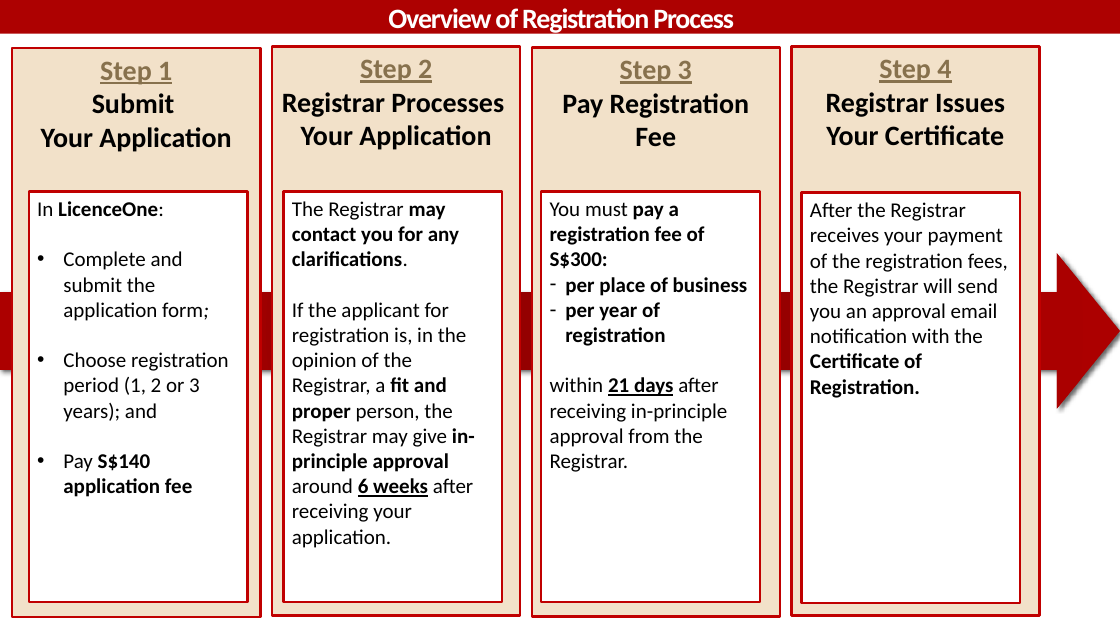
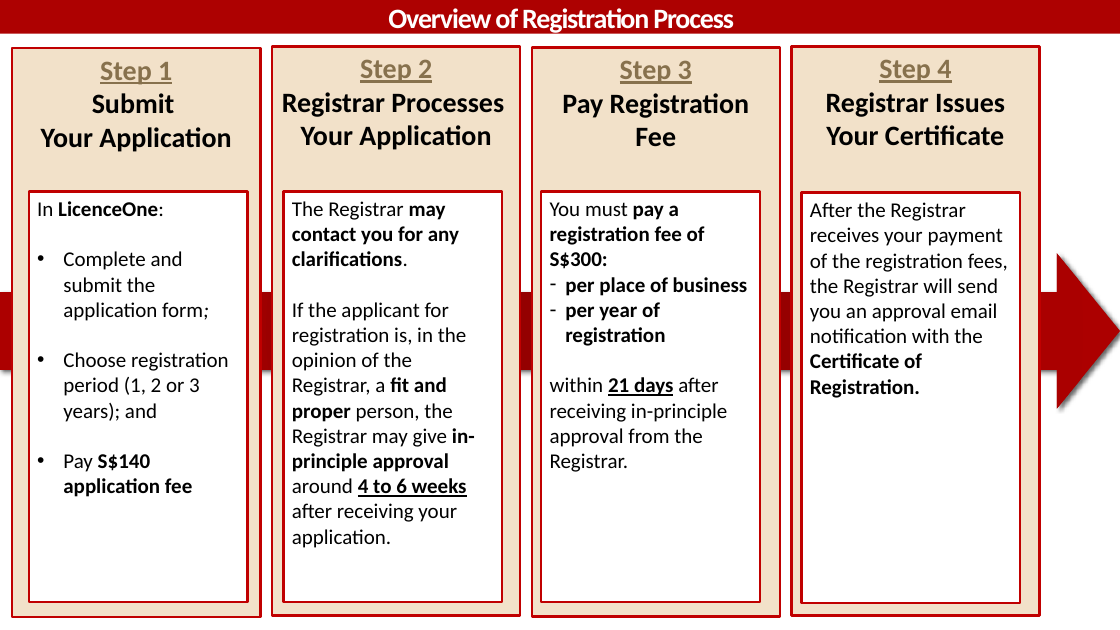
Before and after one commit to isomerpages/mlaw-acd, a slide deck: slide 1 of images/Over of Reg Process.pptx. Drawn at 1120x630 pixels with LibreOffice and Linux fonts; fonts in the diff are those of the drawing; background and template pictures are left out. Boxes give left, top, right and bottom in pixels: in the first picture for what was removed or moved away, otherwise in the second. Text is boxed around its words. In the diff, an @@ line names an element or a change of style, - is before the commit and + after.

Commit message:
Upload updated version

```diff
--- a/images/Over of Reg Process.pptx
+++ b/images/Over of Reg Process.pptx
@@ text in rectangle at bbox=[292, 302, 475, 548]: text changed @@
-If the applicant for registration is, in the opinion of the Registrar, a fit and proper person, the Registrar may give in-principle approval around 6 weeks after receiving your application.
+If the applicant for registration is, in the opinion of the Registrar, a fit and proper person, the Registrar may give in-principle approval around 4 to 6 weeks after receiving your application.
```
